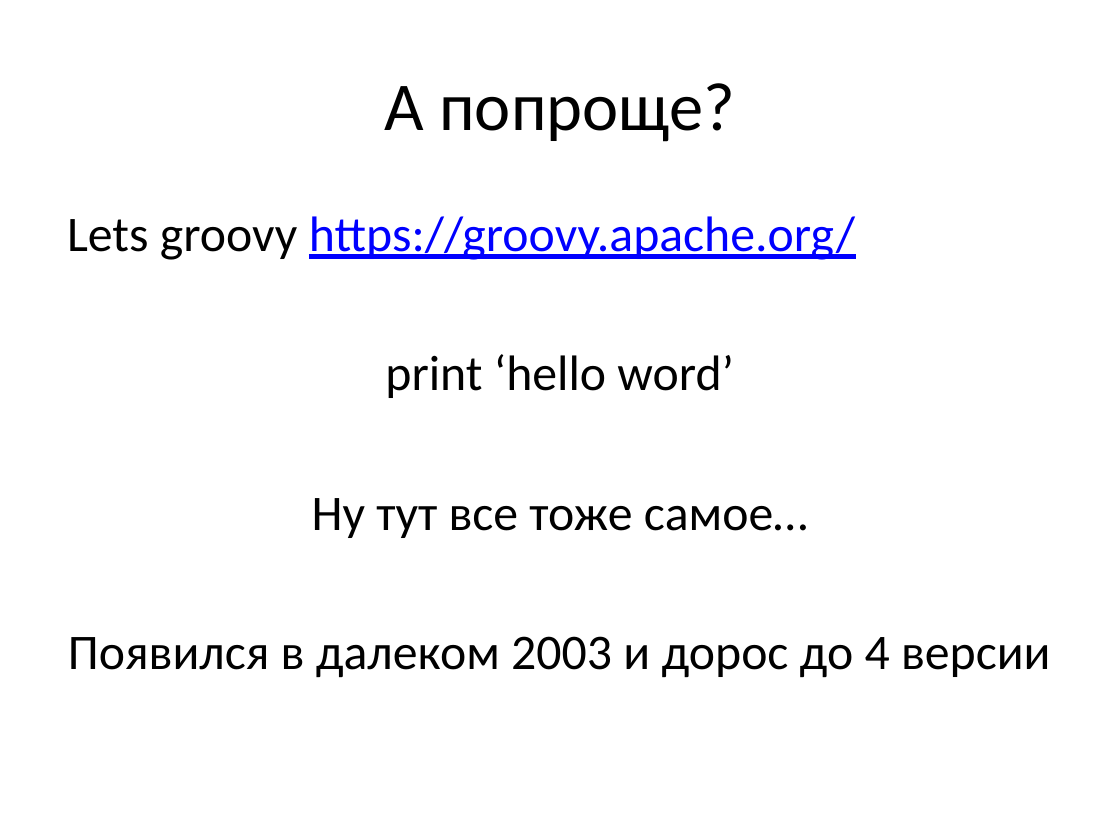
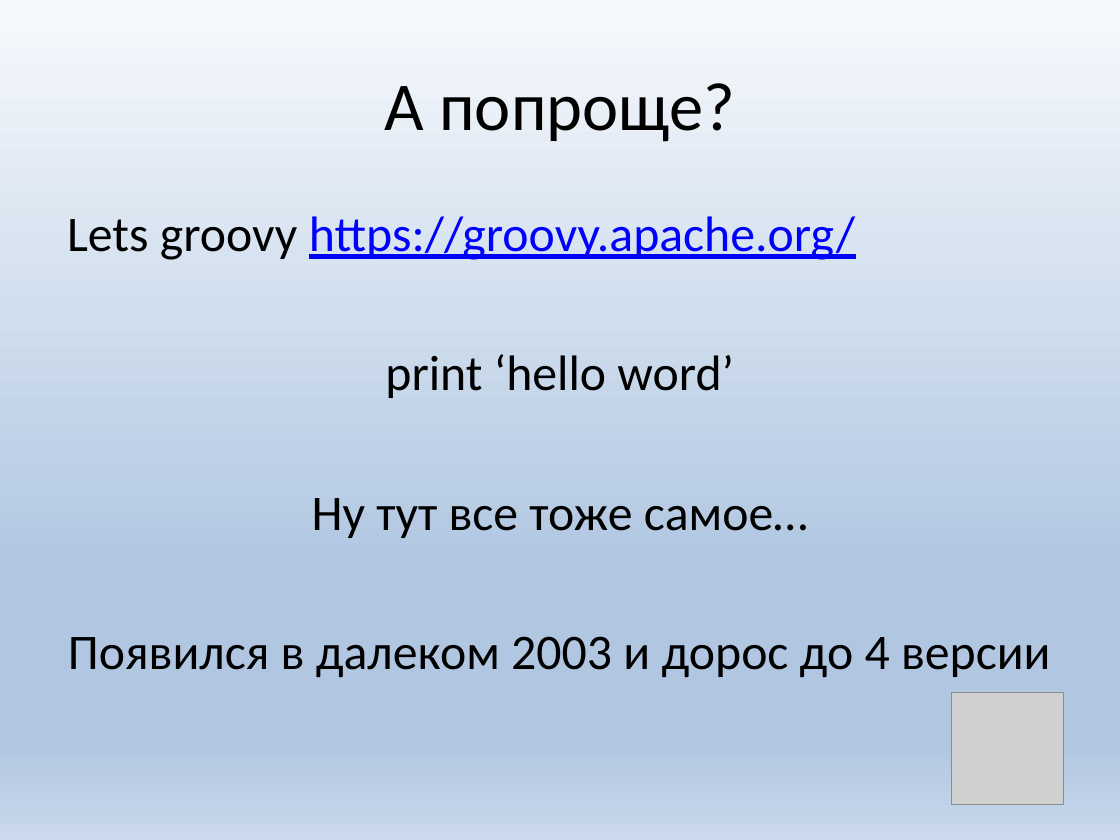
Before and after one commit to KZaharow/groovy, a slide deck: slide 2 of lets groovy.pptx. Drawn at 1120x840 pixels with LibreOffice and Linux fonts; fonts in the diff are those of the drawing; grey boxes stand for pictures; background and template pictures are left out. Boxes give left, top, right and bottom in pixels: in the first picture for what was removed or moved away, otherwise in the second. Text is boxed around its words. In the diff, an @@ line names an element or a change of style, - is before the commit and + after.

```diff
--- a/lets groovy.pptx
+++ b/lets groovy.pptx
@@ background picture (left out) to gradient #F6F9FC to #B0C6E1 to #CAD9EB @@
@@ picture added at [952, 692, 1064, 804] @@
```
Also in this commit, not shown: 14 other slides changed, 2 slides added, 1 other file.
